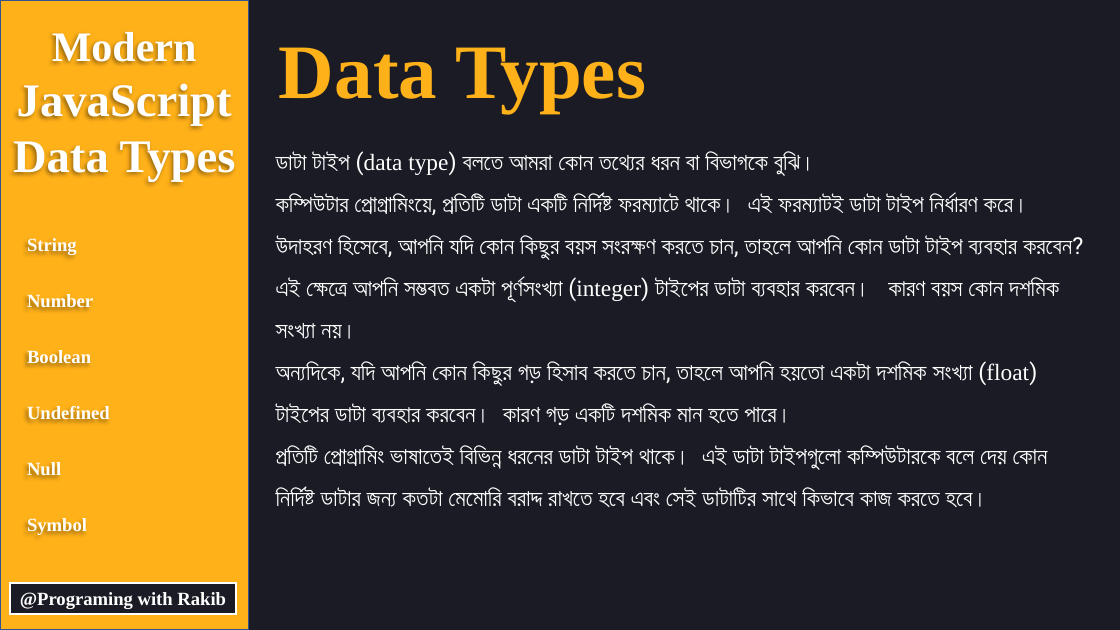
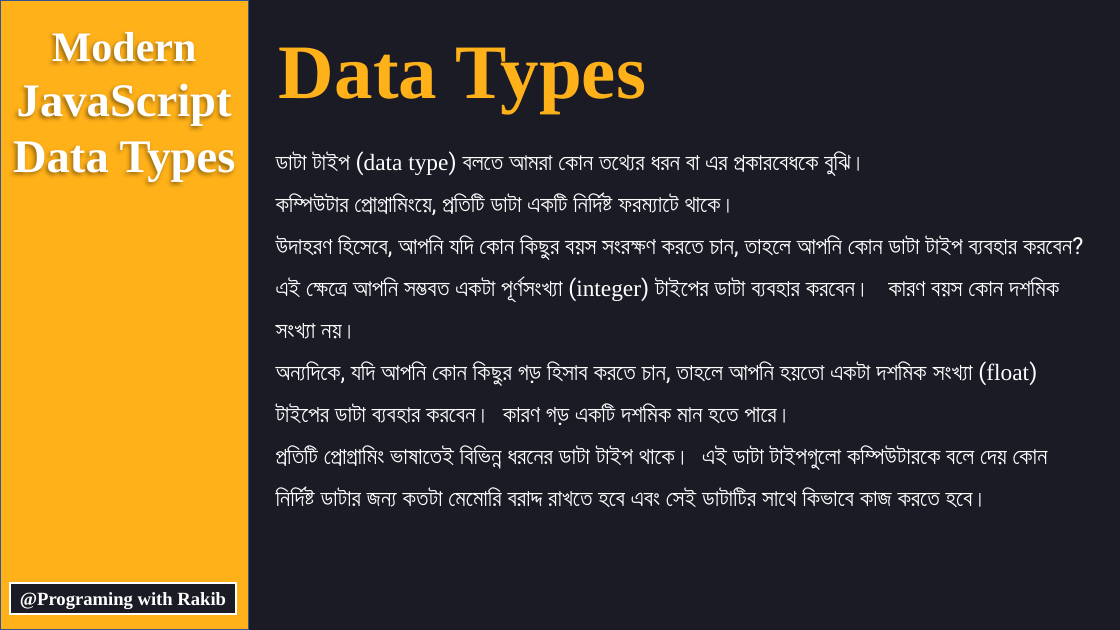
Before and after one commit to rakibmiah99/tutorial-resource, a slide deck: slide 1 of Javascript/data_types.pptx. Drawn at 1120x630 pixels with LibreOffice and Linux fonts; fonts in the diff are those of the drawing. Boxes give left, top, right and bottom in pixels: in the first picture for what was removed or moved away, otherwise in the second. Text is boxed around its words. In the diff, an @@ line names an element or a change of style, - is before the commit and + after.

Commit message:
prime number

```diff
--- a/Javascript/data_types.pptx
+++ b/Javascript/data_types.pptx
@@ text at [276, 151, 866, 215]: text changed @@
-ডাটা টাইপ (data type) বলতে আমরা কোন তথ্যের ধরন বা বিভাগকে বুঝি।
-কম্পিউটার প্রোগ্রামিংয়ে, প্রতিটি ডাটা একটি নির্দিষ্ট ফরম্যাটে থাকে। এই ফরম্যাটই ডাটা টাইপ নির্ধারণ করে।
+ডাটা টাইপ (data type) বলতে আমরা কোন তথ্যের ধরন বা এর প্রকারবেধকে বুঝি।
+কম্পিউটার প্রোগ্রামিংয়ে, প্রতিটি ডাটা একটি নির্দিষ্ট ফরম্যাটে থাকে।
@@ text removed at [27, 238, 110, 535] @@
-String
-Number
-Boolean
-Undefined
-Null
-Symbol
```
Also in this commit, not shown: 15 other slides changed, 5 other files.
